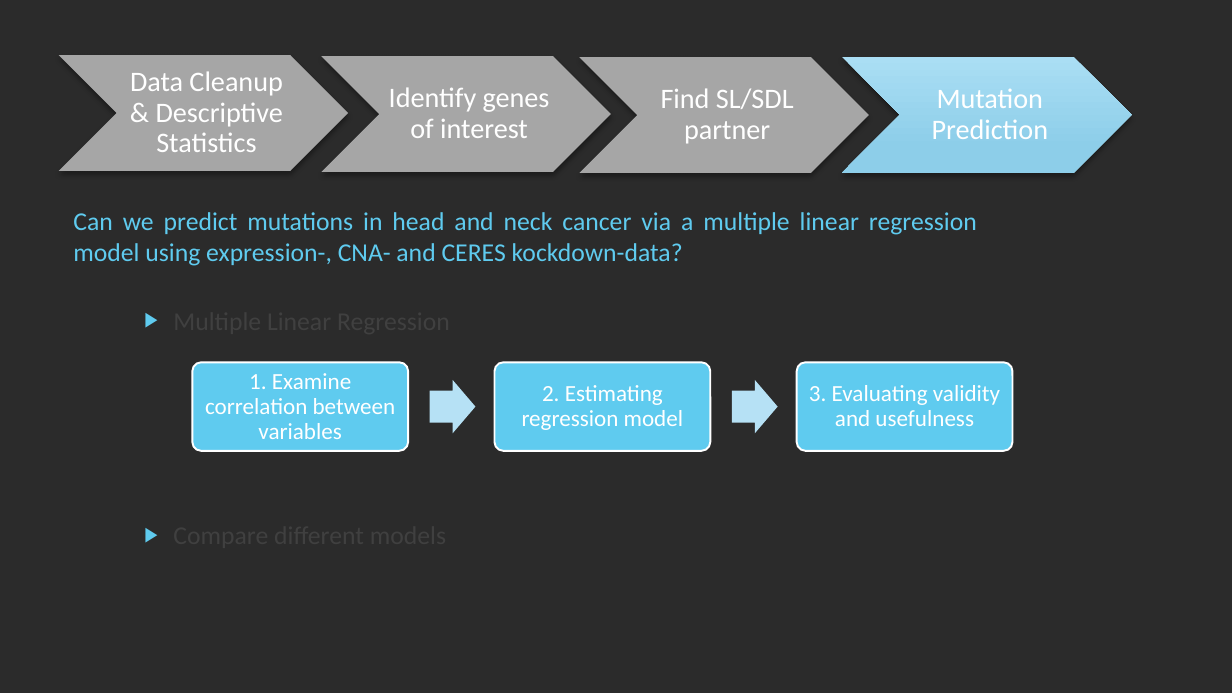
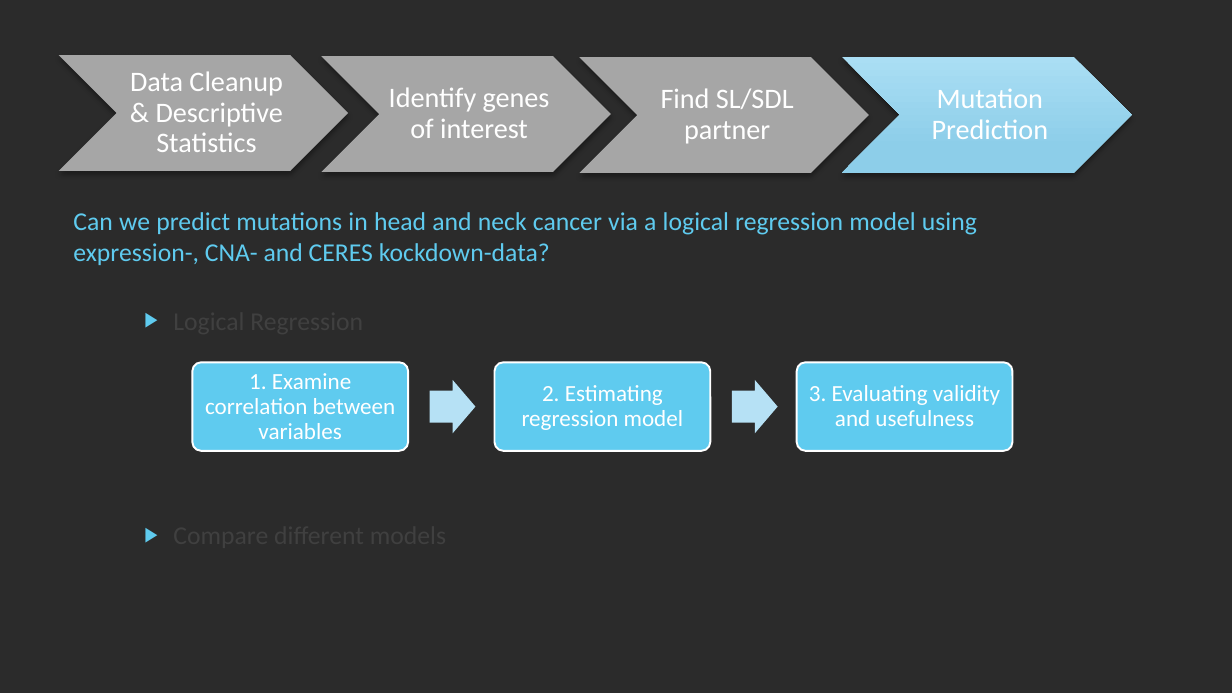
Before and after one commit to datascience-mobi/group-05-project-1-5, a slide deck: slide 10 of Project Proposal.pptx. Drawn at 1232x693 pixels with LibreOffice and Linux fonts; fonts in the diff are those of the drawing; background and template pictures are left out; a plain dark background stands for a picture behind light text. Boxes give left, top, right and bottom in pixels: in the first picture for what was removed or moved away, otherwise in the second. Text is boxed around its words. In the diff, an @@ line names an element or a change of style, - is before the commit and + after.

```diff
--- a/Project Proposal.pptx
+++ b/Project Proposal.pptx
@@ text at <box>73,212,977,265</box>: text changed @@
-Can we predict mutations in head and neck cancer via a multiple linear regression model using expression-, CNA- and CERES kockdown-data?
+Can we predict mutations in head and neck cancer via a logical regression model using expression-, CNA- and CERES kockdown-data?
@@ text at <box>663,212,843,235</box>: text changed @@
-▶ Multiple Linear Regression
+▶ Logical Regression
```
Also in this commit, not shown: 1 other file.
